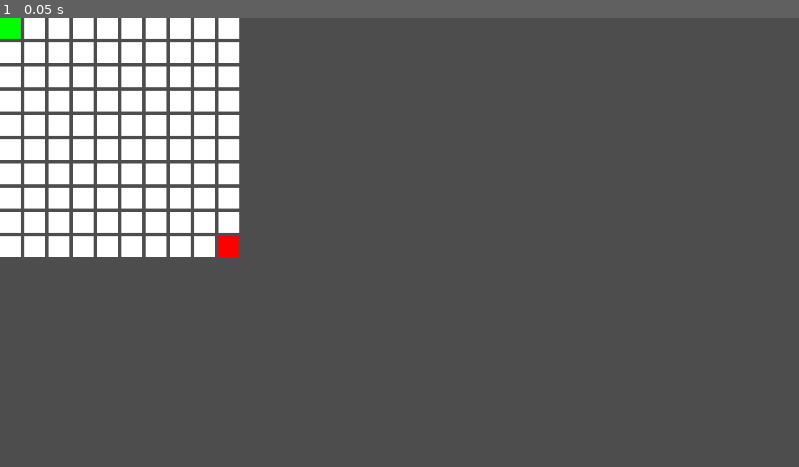
Above: before the commit, frame 1.
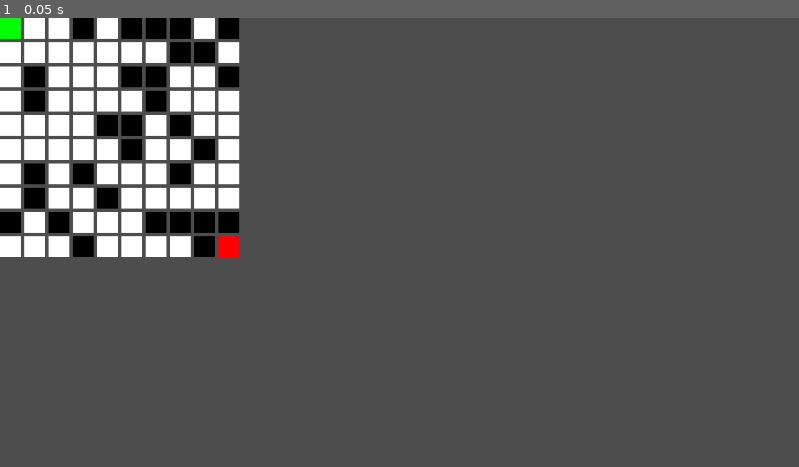
Above: after the commit, the same moment.

Repository: h3nse/SOP-path-finding
Game: Godot game, scene res://main.tscn
Same seed, same stepped clock (60 frames per second), same inputs: the game is played once before the commit and once after it.
Inputs:
- Up to frame 1 (0.05 s): no input

The runs differ from the first frame. In frame 1, 3.9% of the frame differs, in the area x 0-31%, y 0-54%.

Commit message:
add obstacle creation

Diff:
--- a/main.gd
+++ b/main.gd
@@ -1,27 +1,47 @@
 extends Node2D
 
-@export var ROWS = 10
-@export var COLS = 10
+@export_group("Grid")
+@export_range(0,50,1,"or_greater") var ROWS = 10
+@export_range(0,50,1,"or_greater") var COLS = 10
 @export var SOURCE = Vector2()
 @export var DESTINATION = Vector2(ROWS-1 , COLS-1)
+@export_range(0,100) var OBSTACLE_RATION = 30
+@export_group("")
 
 var _node = preload("res://pathNode.tscn")
 
 var grid = []
+var isValid = true
 
-func create_grid(rows, cols):
-	for x in rows:
+func create_grid():
+	for x in ROWS:
 		grid.append([])
-		for y in cols:
+		for y in COLS:
 			var node = _node.instantiate()
 			node.init(x,y)
 			grid[x].append(node)
 			add_child(node)
 
+func checkIsValid():
+	return (SOURCE.x >= 0 and SOURCE.x < ROWS and SOURCE.y >= 0 and SOURCE.y < COLS
+	and DESTINATION.x >= 0 and DESTINATION.x < ROWS and DESTINATION.y >= 0 and DESTINATION.y < COLS)
+
+func addObstacles():
+	for x in range(grid.size()):
+		for y in range(grid[x].size()):
+			if randi_range(0,100) < OBSTACLE_RATION:
+				grid[x][y].isObstacle = true
+
 func _ready():
-	create_grid(ROWS, COLS)
-	grid[SOURCE.x][SOURCE.y].modulate = Color(0,1,0)
-	grid[DESTINATION.x][DESTINATION.y].modulate = Color(1,0,0)
+	if not checkIsValid():
+		isValid = false
+	if isValid:
+		create_grid()
+		addObstacles()
+		grid[SOURCE.x][SOURCE.y].modulate = Color(0,1,0)
+		grid[SOURCE.x][SOURCE.y].isObstacle = false
+		grid[DESTINATION.x][DESTINATION.y].modulate = Color(1,0,0)
+		grid[DESTINATION.x][DESTINATION.y].isObstacle = false
 
 
 func _process(delta):
--- a/pathNode.gd
+++ b/pathNode.gd
@@ -3,12 +3,16 @@
 var x
 var y
 const gridSpace = 5
+var isObstacle: bool = false:
+	set(new_value):
+		isObstacle = new_value
+		if isObstacle:
+			modulate = Color.BLACK
 
-func init(x, y):
-	self.x = x
-	self.y = y
+func init(_x, _y):
+	x = _x
+	y = _y
 	position = Vector2(x, y) * (scale.x + gridSpace) + Vector2(scale.x, scale.y) / 2
-	CanvasModulate
 
 func _ready():
 	pass
